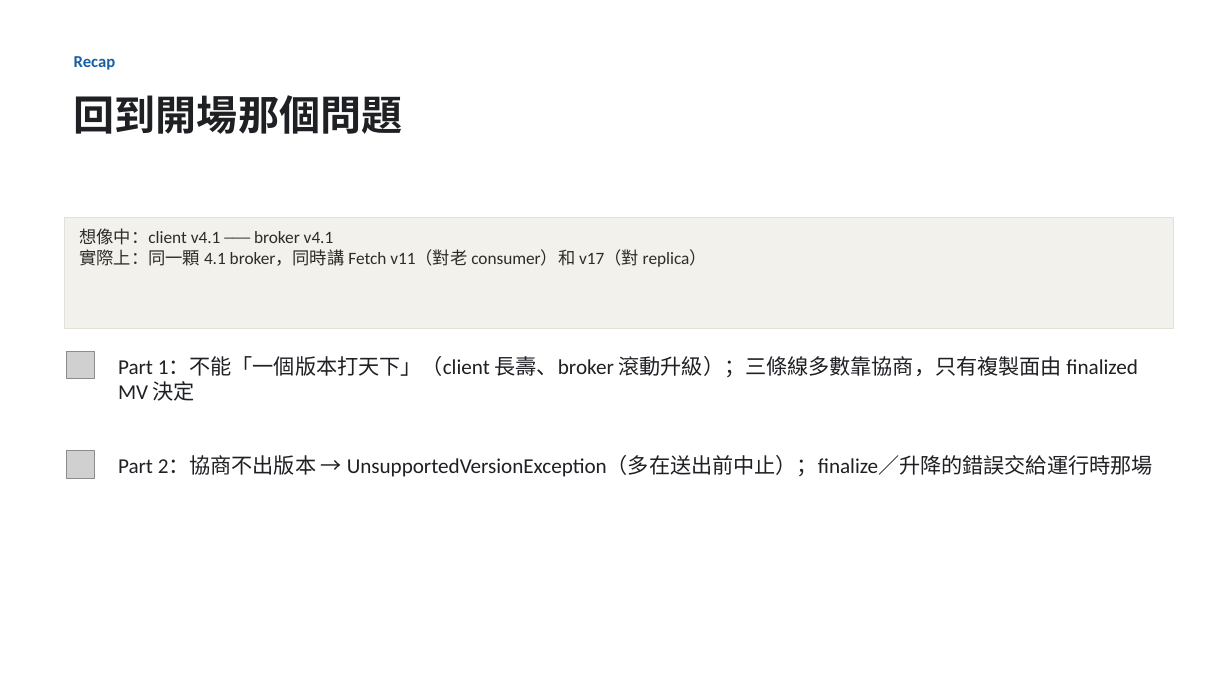
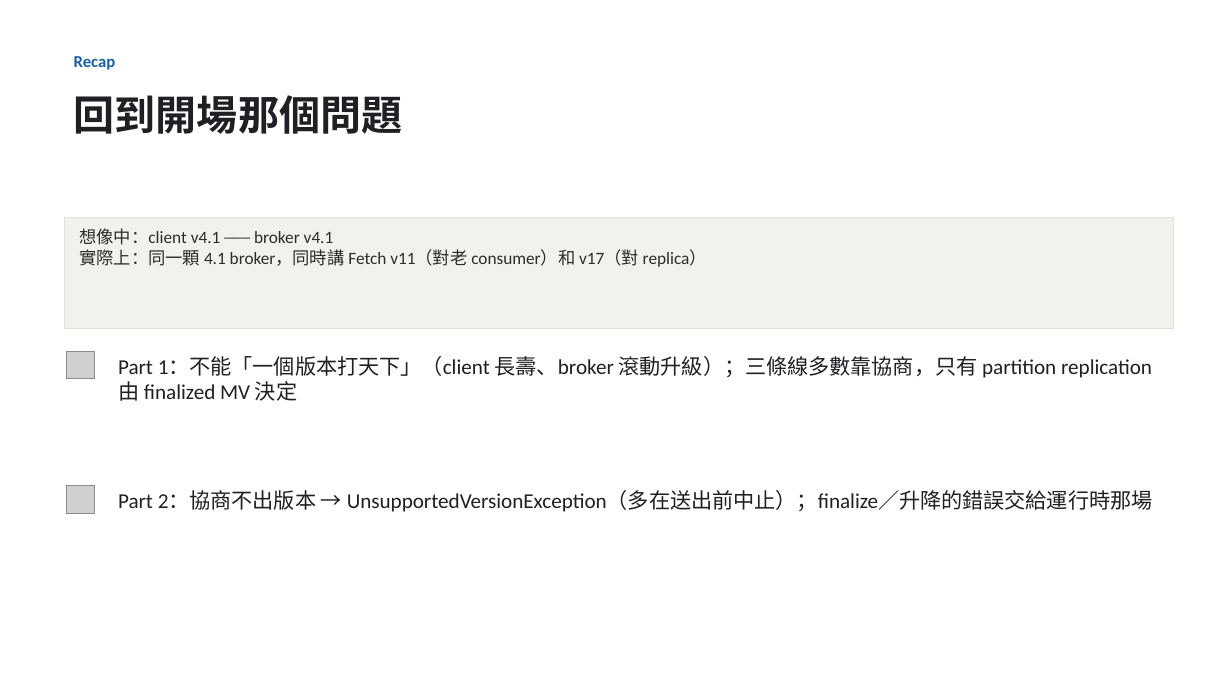
Before and after one commit to unknowntpo/kafka, a slide deck: slide 15 of study/version-control/kafka-version-negotiation.pptx. Drawn at 1232x693 pixels with LibreOffice and Linux fonts; fonts in the diff are those of the drawing; grey boxes stand for pictures. Boxes give left, top, right and bottom in pixels: in the first picture for what was removed or moved away, otherwise in the second. Text is boxed around its words. In the diff, an @@ line names an element or a change of style, - is before the commit and + after.

Commit message:
study(version-control): 套用 Eric round-2 review（10 條）＋修正一個事實錯誤
- 重大更正：replication 路徑不送 ApiVersionsRequest（BrokerBlockingSender discoverBrokerVersions=false）；
  broker→controller/KRaft 為 true——原「三條線都先握手」陳述有誤，deck/outline/rpc doc 同步更正
- 術語精確化：不用「握手」（非 Kafka 用語）改「送 ApiVersionsRequest 查詢」；「能力世代」→ finalized feature level；
  「能力」→ supported versions；「複製」→ partition replication；「自刻」→ 繞過協商直接送出；「關線」→ 關閉連線
- 點題改「生產環境資料主幹道不能停機」；動機 client 例子具體化（IoT/車載/batch job）
- 截斷 2.1 標明雙向要求；隨堂考正解補「ApiVersions 為何是例外」的解釋
- review 記錄存 review-eric-round2.md

```diff
--- a/study/version-control/kafka-version-negotiation.pptx
+++ b/study/version-control/kafka-version-negotiation.pptx
@@ text at <box>118,356,1152,401</box>: text changed @@
-Part 1：不能「一個版本打天下」（client 長壽、broker 滾動升級）；三條線多數靠協商，只有複製面由 finalized MV 決定
+Part 1：不能「一個版本打天下」（client 長壽、broker 滾動升級）；三條線多數靠協商，只有 partition replication 由 finalized MV 決定
@@ picture: place and size @@
-picture at <box>67,451,94,479</box>
+picture at <box>67,486,94,514</box>
@@ text "Part 2：協商不出版本 → UnsupportedVersionException（多在送出前中止）；finaliz ...": place and size @@
-text "Part 2：協商不出版本 → UnsupportedVersionException（多在送出前中止）；finaliz ..." at <box>118,456,1153,477</box>
+text "Part 2：協商不出版本 → UnsupportedVersionException（多在送出前中止）；finaliz ..." at <box>118,491,1153,512</box>
```
Also in this commit, not shown: 10 other slides changed, 10 other files.
